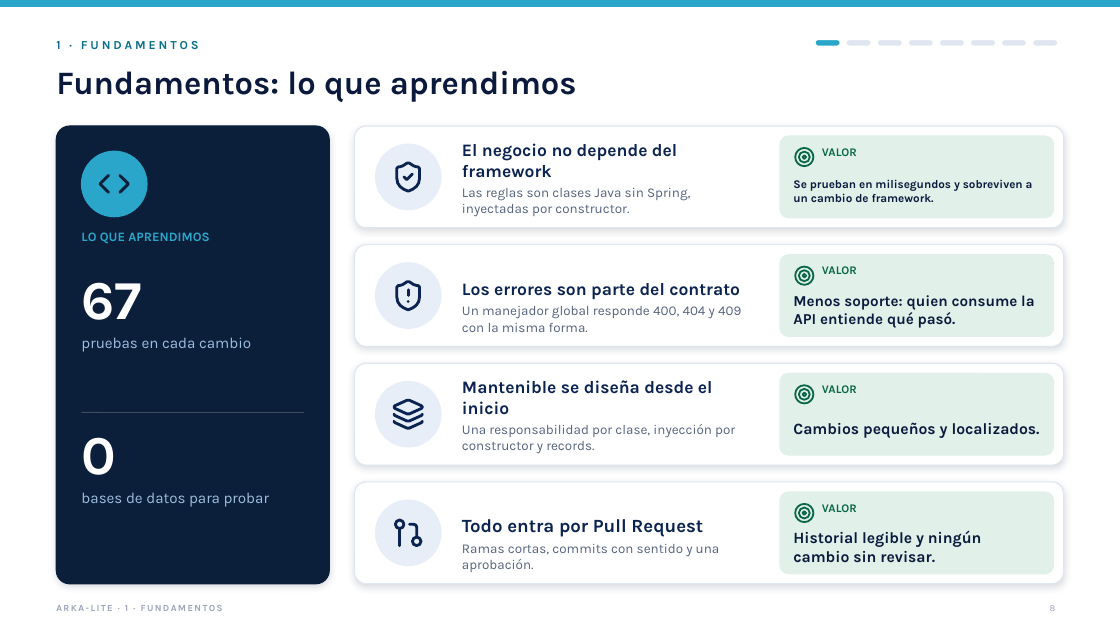
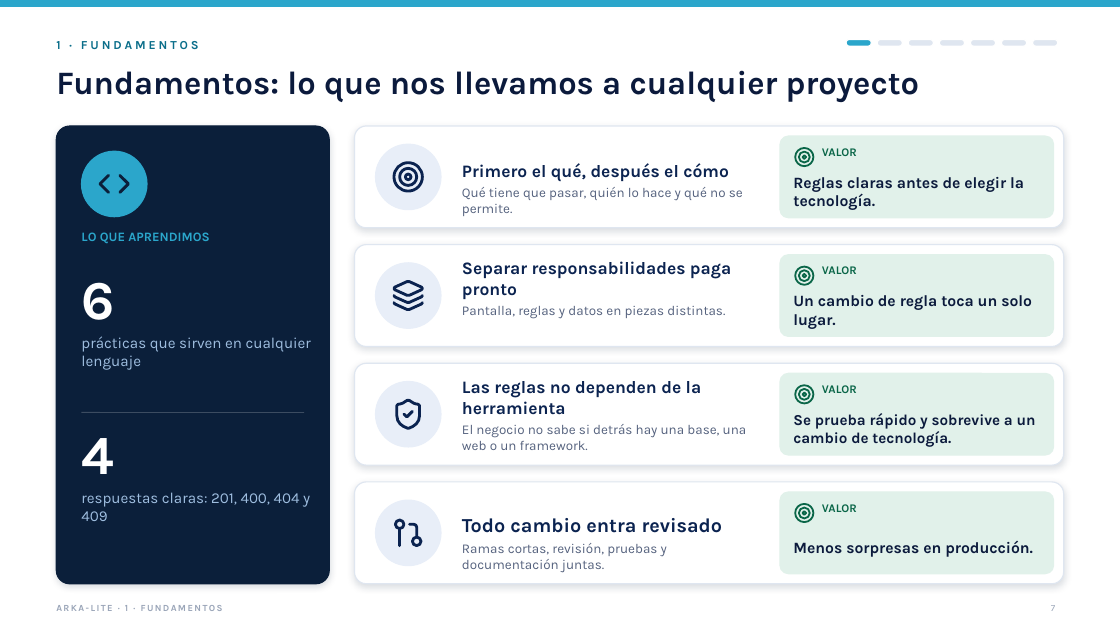
Before and after one commit to jfranceschi-dev/arka-lite, a slide deck: slide 7 of docs/presentation-data/pptx/ARKA-Lite-ejecutivo.pptx (slide 8 before the commit). Drawn at 1120x630 pixels with LibreOffice and Linux fonts; fonts in the diff are those of the drawing. Boxes give left, top, right and bottom in pixels: in the first picture for what was removed or moved away, otherwise in the second. Text is boxed around its words. In the diff, an @@ line names an element or a change of style, - is before the commit and + after.

```diff
--- a/docs/presentation-data/pptx/ARKA-Lite-ejecutivo.pptx
+++ b/docs/presentation-data/pptx/ARKA-Lite-ejecutivo.pptx
@@ rounded rectangle: place and size @@
-rounded rectangle at box(815, 39, 840, 46)
+rounded rectangle at box(846, 39, 871, 46)
@@ rounded rectangle removed at box(846, 39, 871, 46) @@
@@ text at box(56, 70, 919, 102): text changed @@
-Fundamentos: lo que aprendimos
+Fundamentos: lo que nos llevamos a cualquier proyecto
@@ text at box(462, 163, 729, 181): text changed @@
-El negocio no depende del framework
+Primero el qué, después el cómo
@@ text at box(793, 177, 1024, 210): text changed; size 10 to 13.5 pt @@
-Se prueban en milisegundos y sobreviven a un cambio de framework.
+Reglas claras antes de elegir la tecnología.
@@ text at box(462, 187, 743, 216): text changed @@
-Las reglas son clases Java sin Spring, inyectadas por constructor.
+Qué tiene que pasar, quién lo hace y qué no se permite.
@@ text at box(462, 261, 731, 299): text changed @@
-Los errores son parte del contrato
+Separar responsabilidades paga pronto
@@ text at box(81, 282, 114, 320): text changed @@
-67
+6
@@ text at box(793, 295, 1032, 329): text changed; size 13 to 13.5 pt @@
-Menos soporte: quien consume la API entiende qué pasó.
+Un cambio de regla toca un solo lugar.
@@ text at box(462, 306, 725, 319): text changed @@
-Un manejador global responde 400, 404 y 409 con la misma forma.
+Pantalla, reglas y datos en piezas distintas.
@@ text at box(81, 336, 311, 370): text changed @@
-pruebas en cada cambio
+prácticas que sirven en cualquier lenguaje
@@ text at box(462, 381, 702, 415): text changed @@
-Mantenible se diseña desde el inicio
+Las reglas no dependen de la herramienta
@@ outline redrawn in 3 elements at box(392, 160, 426, 194), box(392, 279, 426, 313), box(392, 397, 426, 432) @@
@@ text at box(793, 413, 1036, 447): text changed; size 13.5 to 13 pt @@
-Cambios pequeños y localizados.
+Se prueba rápido y sobrevive a un cambio de tecnología.
@@ text at box(81, 438, 114, 474): text changed @@
-0
+4
@@ text at box(462, 424, 747, 450): text changed @@
-Una responsabilidad por clase, inyección por constructor y records.
+El negocio no sabe si detrás hay una base, una web o un framework.
@@ text at box(81, 492, 310, 521): text changed @@
-bases de datos para probar
+respuestas claras: 201, 400, 404 y 409
@@ text at box(462, 518, 723, 533): text changed; size 16 to 17 pt @@
-Todo entra por Pull Request
+Todo cambio entra revisado
@@ text at box(462, 543, 667, 573): text changed @@
-Ramas cortas, commits con sentido y una aprobación.
+Ramas cortas, revisión, pruebas y documentación juntas.
@@ text at box(793, 541, 1033, 557): text changed @@
-Historial legible y ningún cambio sin revisar.
+Menos sorpresas en producción.
@@ page number at box(1051, 605, 1055, 611): text changed @@
-8
+7
```
Also in this commit, not shown: 22 other slides changed, 17 slides added, 16 slides removed, 43 other files.
